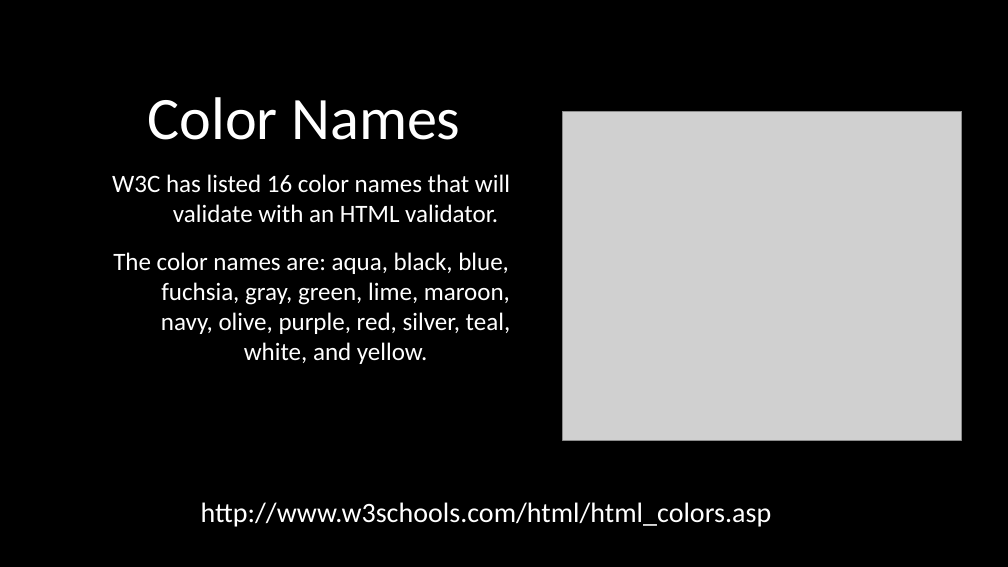
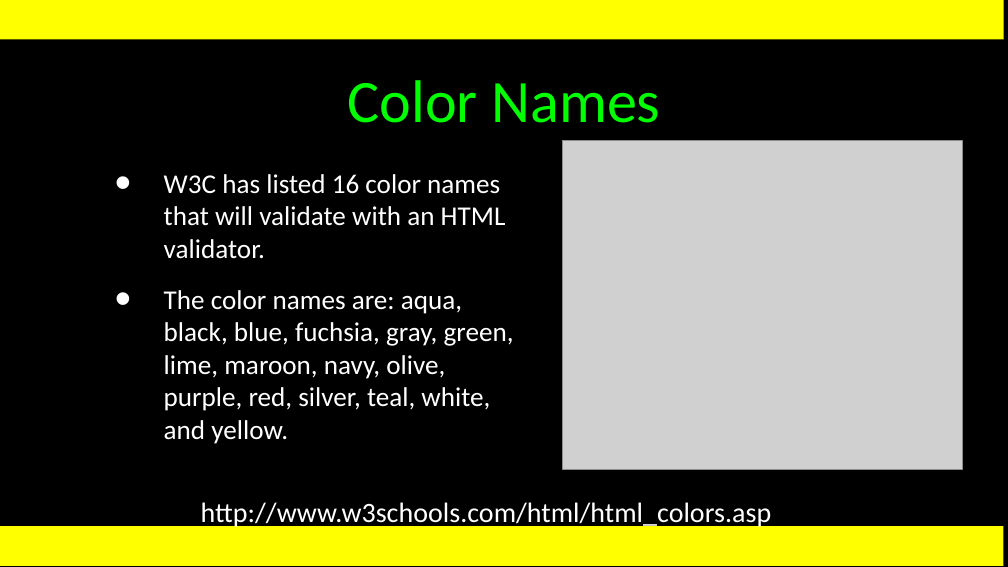
Before and after one commit to csev/wa4e, a slide deck: slide 24 of lectures/Web-03-CSS.ppt (slide 25 before the commit). Drawn at 1008x567 pixels with LibreOffice and Linux fonts; fonts in the diff are those of the drawing; grey boxes stand for pictures. Boxes give left, top, right and bottom in pixels: in the first picture for what was removed or moved away, otherwise in the second. Text is boxed around its words. In the diff, an @@ line names an element or a change of style, - is before the commit and + after.

```diff
--- a/lectures/Web-03-CSS.ppt
+++ b/lectures/Web-03-CSS.ppt
@@ rectangle added at bbox=[0, 0, 1004, 40], fill #FFFF00 @@
@@ title "Color Names": place and size @@
-title "Color Names" at bbox=[147, 97, 460, 140]
+title "Color Names" at bbox=[347, 80, 660, 123]
@@ title "Color Names" at bbox=[347, 80, 660, 123]: text colour #FFFFFF to #00FF00; vertical alignment bottom to middle @@
@@ picture: place and size @@
-picture at bbox=[562, 111, 962, 440]
+picture at bbox=[562, 141, 962, 471]
@@ text "W3C has listed 16 color ...": place and size @@
-text "W3C has listed 16 color ..." at bbox=[112, 174, 511, 364]
+text "W3C has listed 16 color ..." at bbox=[164, 174, 514, 444]
@@ text "W3C has listed 16 color ..." at bbox=[164, 174, 514, 444]: size 17.9 to 19.4 pt; alignment centre to left; bullet none to • @@
@@ rectangle added at bbox=[0, 526, 1004, 566], fill #FFFF00 @@
```
Also in this commit, not shown: 29 other slides changed, 4 slides added, 5 slides removed, 1 other file.
